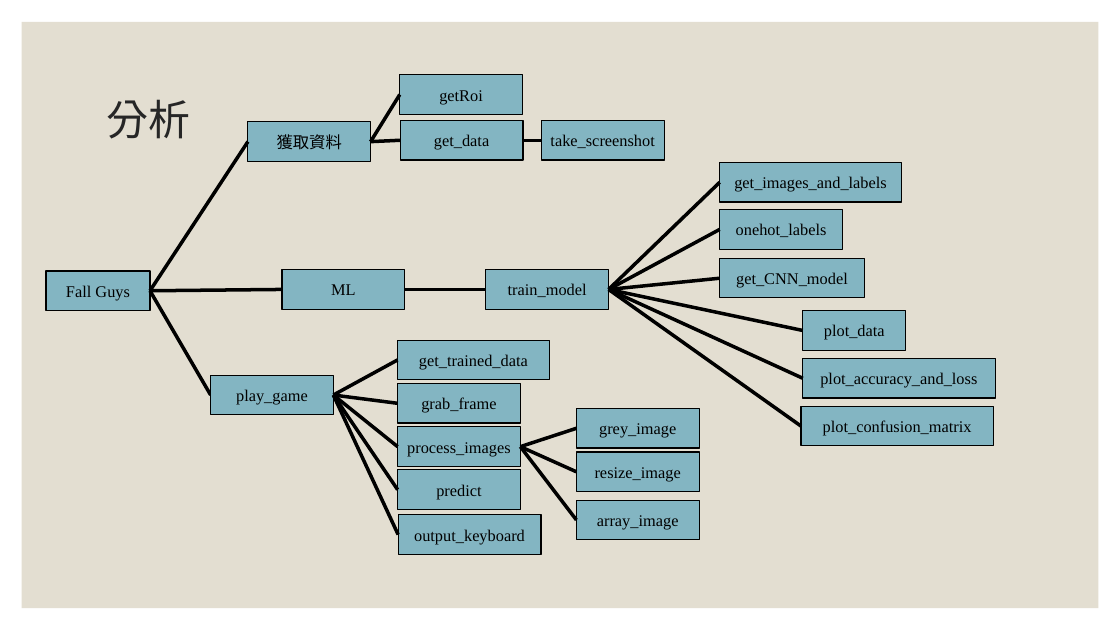
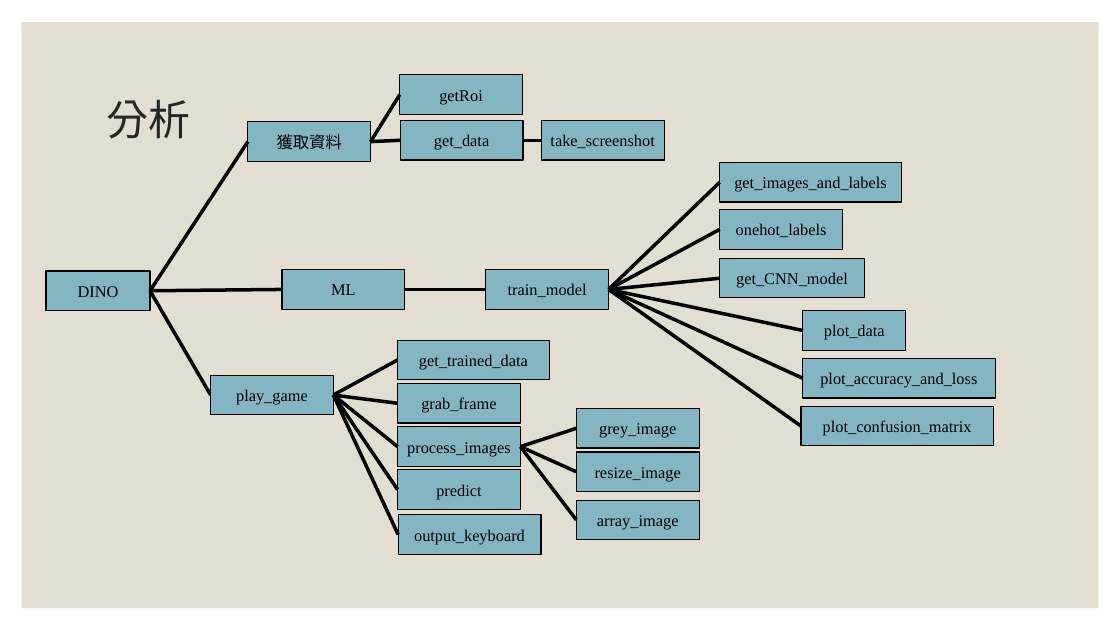
Before and after one commit to San-Zero/ML_homework, a slide deck: slide 4 of Dino-AI .pptx. Drawn at 1120x630 pixels with LibreOffice and Linux fonts; fonts in the diff are those of the drawing. Boxes give left, top, right and bottom in pixels: in the first picture for what was removed or moved away, otherwise in the second. Text is boxed around its words. In the diff, an @@ line names an element or a change of style, - is before the commit and + after.

```diff
--- a/Dino-AI .pptx
+++ b/Dino-AI .pptx
@@ text in rectangle at (x1=78, y1=286, x2=119, y2=297): text changed @@
-Fall Guys
+DINO
```
Also in this commit, not shown: 2 other slides changed, 5 slides removed, 1 other file.
